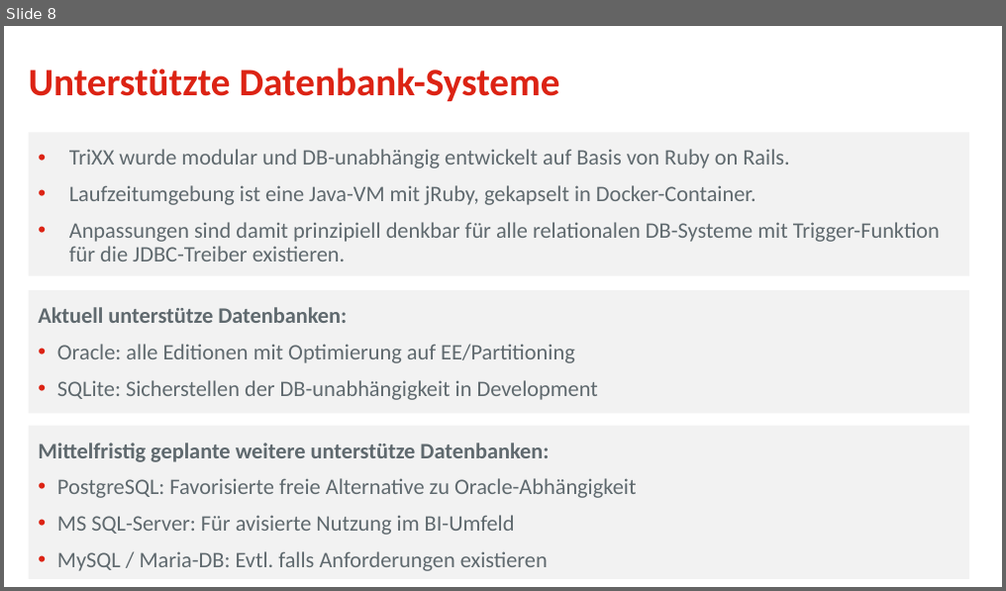
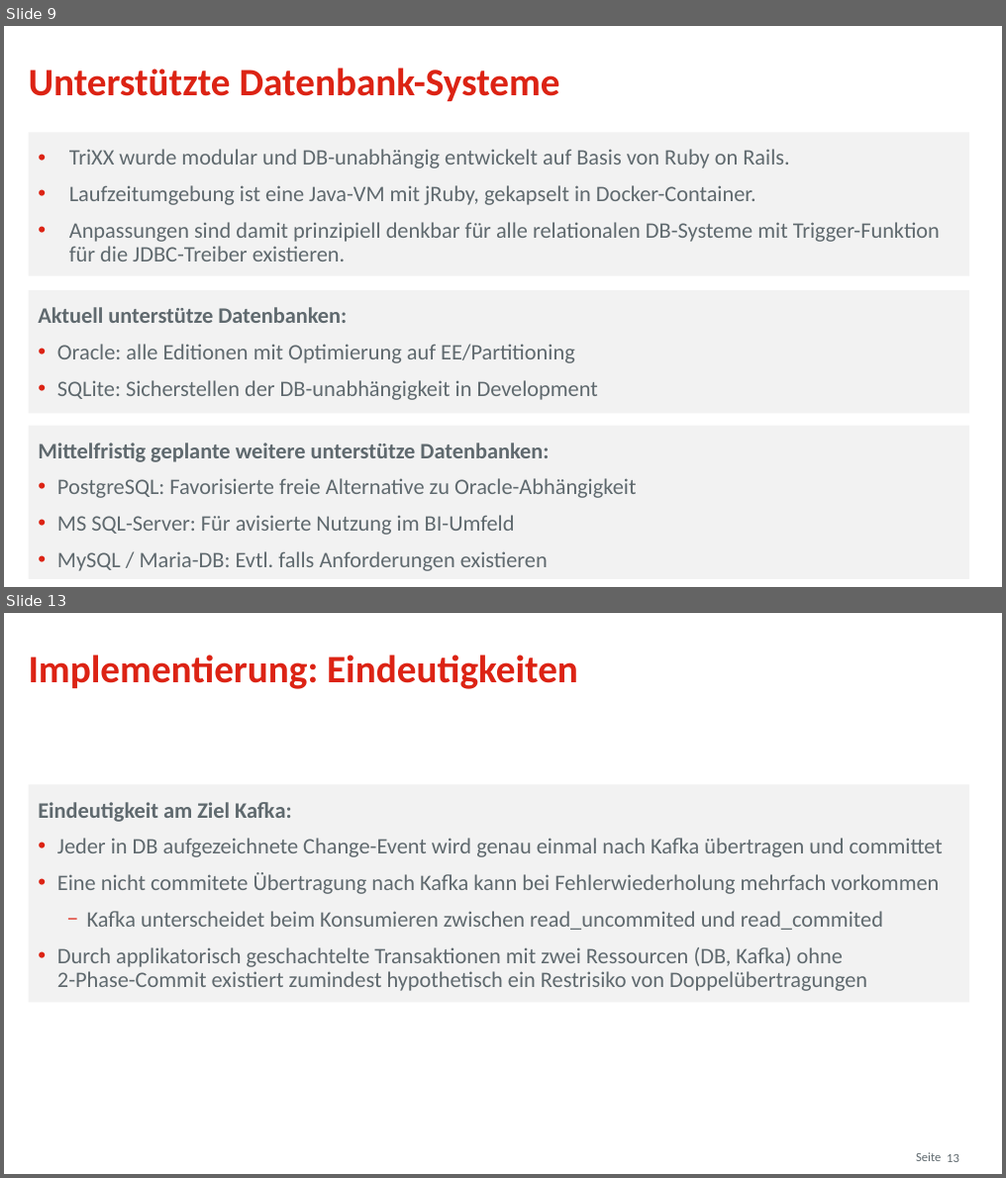
Before and after one commit to osp-ottogroup/movex-cdc, a slide deck: doc/2020-09_TriXX_Otto_QConf.pptx. Shown one above the other, each under a label of ours: slide 8 before the commit, slides 9 and 13 after it; the slides between them are not shown. The pictures are 1006x591 and 1006x1178 pixels, drawn with LibreOffice and Linux fonts; fonts in the diff are those of the drawing; background and template pictures are left out. Boxes give left, top, right and bottom in pixels: in the first picture for what was removed or moved away, otherwise in the second. Text is boxed around its words. In the diff, an @@ line names an element or a change of style, - is before the commit and + after.

```diff
--- a/doc/2020-09_TriXX_Otto_QConf.pptx
+++ b/doc/2020-09_TriXX_Otto_QConf.pptx
@@ slide 13 added at bbox=[4, 613, 1002, 1174], background #FFFFFF @@
@@ title added at bbox=[29, 655, 578, 689], 28 pt, text #DC2314, bold @@
+Implementierung: Eindeutigkeiten
@@ rectangle added at bbox=[28, 784, 969, 1002], fill #F2F2F2, 16 pt, text #5F696E @@
+Eindeutigkeit am Ziel Kafka:
+• Jeder in DB aufgezeichnete Change-Event wird genau einmal nach Kafka übertragen und committet
+• Eine nicht commitete Übertragung nach Kafka kann bei Fehlerwiederholung mehrfach vorkommen
+  − Kafka unterscheidet beim Konsumieren zwischen read_uncommited und read_commited
+• Durch applikatorisch geschachtelte Transaktionen mit zwei Ressourcen (DB, Kafka) ohne
+  2-Phase-Commit existiert zumindest hypothetisch ein Restrisiko von Doppelübertragungen
@@ text added at bbox=[916, 1153, 941, 1161], 9 pt, text #5F696E @@
+Seite
@@ page number added at bbox=[946, 1155, 959, 1162], 9 pt, text #5F696E @@
+13
@@ what was slide 8 is now slide 9 @@
```
Also in this commit, not shown: 6 slides changed, 10 other slides added, 6 slides removed.
